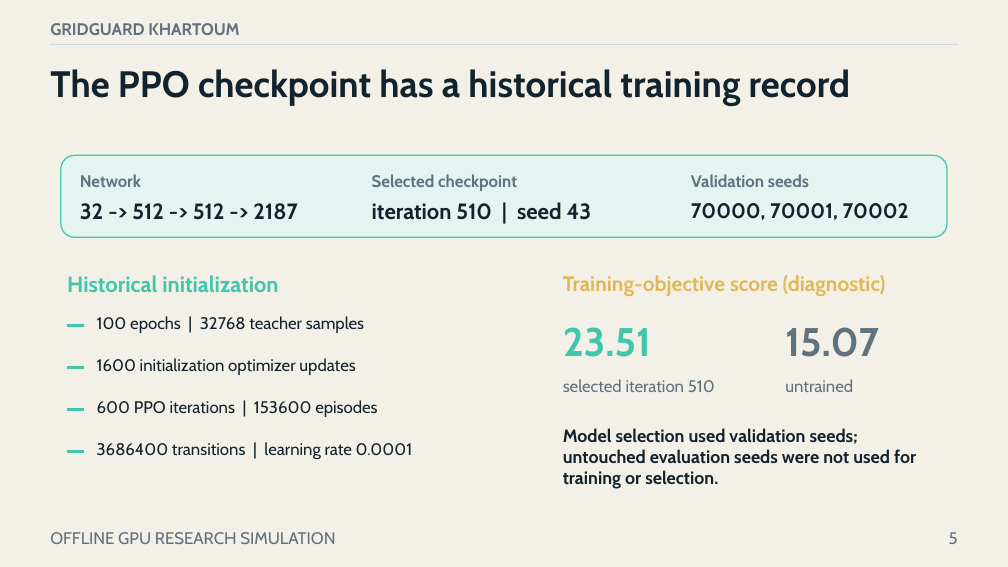
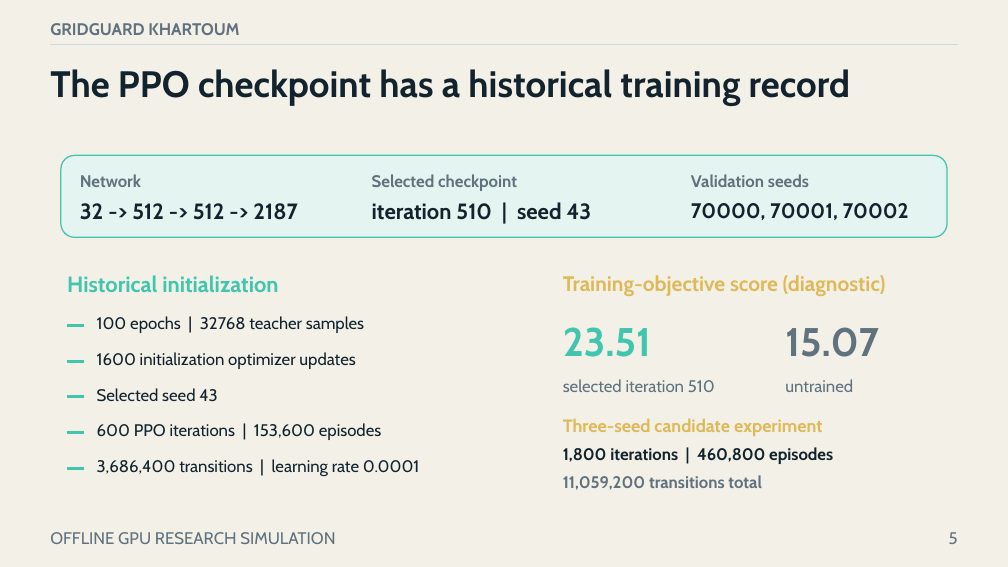
Before and after one commit to boomout2012-afk/gridguard-khartoum, a slide deck: slide 5 of output/presentation/gridguard-khartoum-defense.pptx. Drawn at 1008x567 pixels with LibreOffice and Linux fonts; fonts in the diff are those of the drawing. Boxes give left, top, right and bottom in pixels: in the first picture for what was removed or moved away, otherwise in the second. Text is boxed around its words. In the diff, an @@ line names an element or a change of style, - is before the commit and + after.

```diff
--- a/output/presentation/gridguard-khartoum-defense.pptx
+++ b/output/presentation/gridguard-khartoum-defense.pptx
@@ text "1600 initialization optimizer updates": place and size @@
-text "1600 initialization optimizer updates" at [97,358,355,375]
+text "1600 initialization optimizer updates" at [97,352,355,369]
@@ line moved from (67, 368) - (84, 368) to (67, 361) - (84, 361) @@
@@ text added at [97,388,218,402], 16 pt, text #13232E @@
+Selected seed 43
@@ line moved from (67, 410) - (84, 410) to (67, 397) - (84, 397) @@
@@ text added at [563,418,822,437], 17 pt, text #E0B957, bold @@
+Three-seed candidate experiment
@@ line moved from (67, 451) - (84, 451) to (67, 433) - (84, 433) @@
@@ text at [97,423,381,440]: text changed @@
-600 PPO iterations | 153600 episodes
+600 PPO iterations | 153,600 episodes
@@ text removed at [563,428,916,489] @@
-Model selection used validation seeds; untouched evaluation seeds were not used for training or selection.
@@ text added at [563,447,833,464], 16 pt, text #13232E, bold @@
+1,800 iterations | 460,800 episodes
@@ line added from (67, 468) to (84, 468), #3FC6AC 3 pt @@
@@ text at [97,459,420,476]: text changed @@
-3686400 transitions | learning rate 0.0001
+3,686,400 transitions | learning rate 0.0001
@@ text added at [563,475,762,490], 16 pt, text #60727D, bold @@
+11,059,200 transitions total
```
Also in this commit, not shown: 7 other slides changed, 43 other files.
